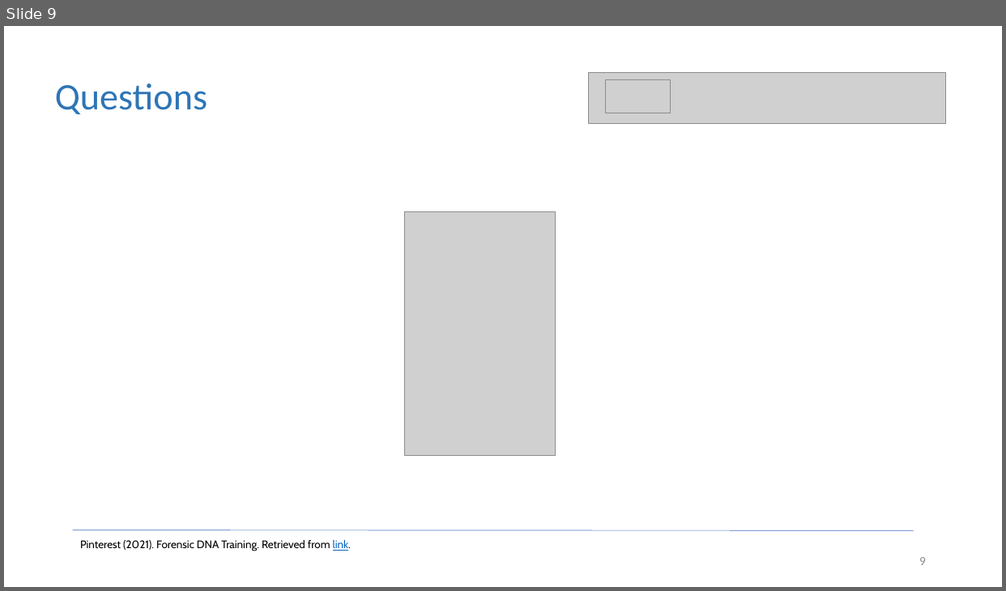
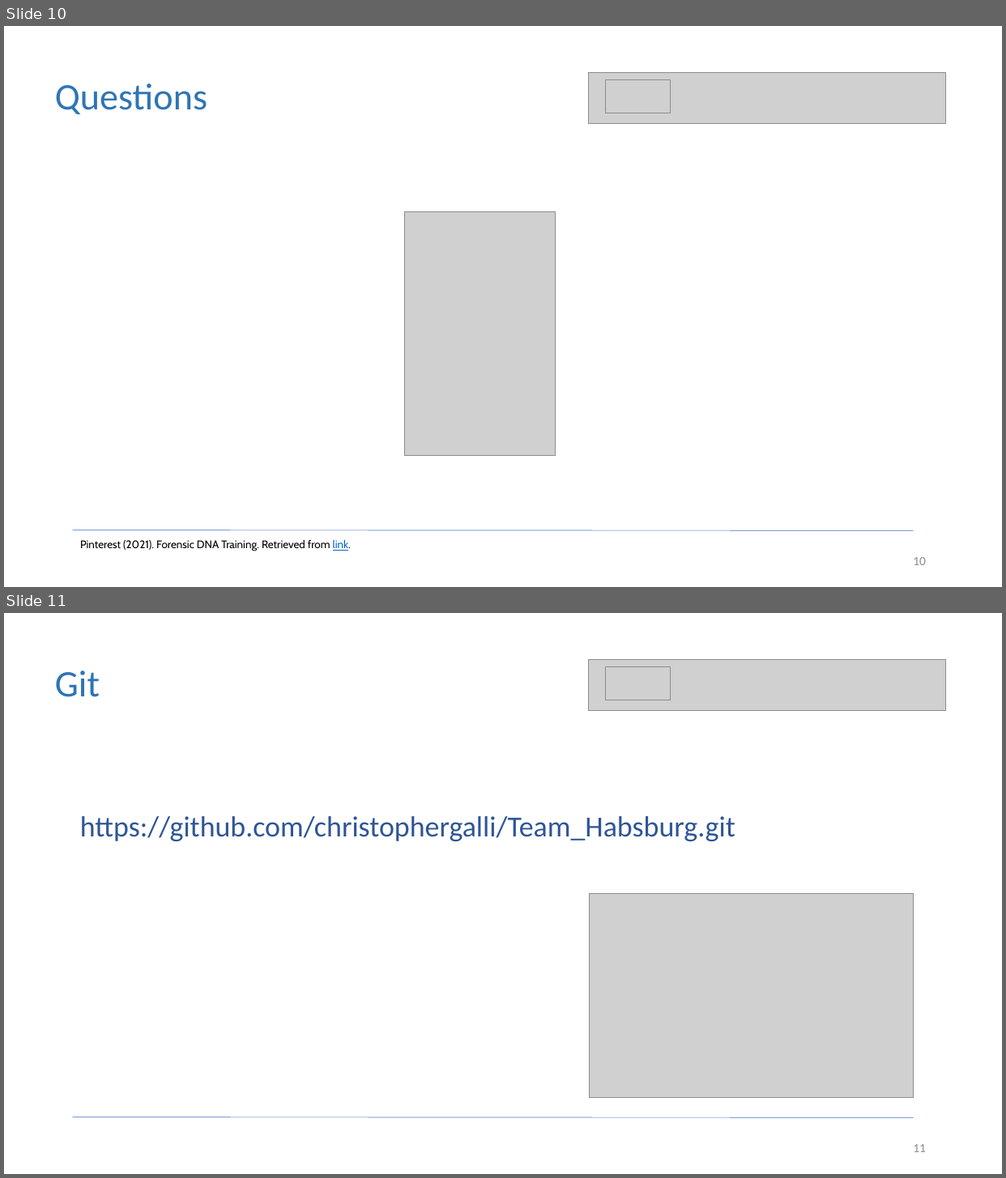
Before and after one commit to christophergalli/Team_Habsburg, a slide deck: GeneService_Presentation.pptx. Shown one above the other, each under a label of ours: slide 9 before the commit, slides 10 and 11 after it. The pictures are 1006x591 and 1006x1178 pixels, drawn with LibreOffice and Linux fonts; fonts in the diff are those of the drawing; grey boxes stand for pictures. Boxes give left, top, right and bottom in pixels: in the first picture for what was removed or moved away, otherwise in the second. Text is boxed around its words. In the diff, an @@ line names an element or a change of style, - is before the commit and + after.

```diff
--- a/GeneService_Presentation.pptx
+++ b/GeneService_Presentation.pptx
@@ slide 11 added at box(4, 613, 1002, 1174), background #FFFFFF @@
@@ picture added at box(589, 659, 946, 710) @@
@@ text added at box(55, 671, 100, 697), 36 pt, text #2E75B6 @@
+Git
@@ picture added at box(605, 667, 671, 700) @@
@@ text added at box(80, 816, 735, 841), 28 pt, text #2F5597 @@
+https://github.com/christophergalli/Team_Habsburg.git
@@ picture added at box(589, 894, 914, 1098) @@
@@ line added from (73, 1118) to (914, 1118), #4472C4 0.5 pt @@
@@ page number added at box(913, 1144, 926, 1152), 12 pt, text #8C8C8C @@
+11
@@ what was slide 9 is now slide 10 @@
@@ page number at box(913, 557, 926, 565): text changed @@
-9
+10
```
Also in this commit, not shown: 8 slides changed, 1 other slide added, 1 other file.
